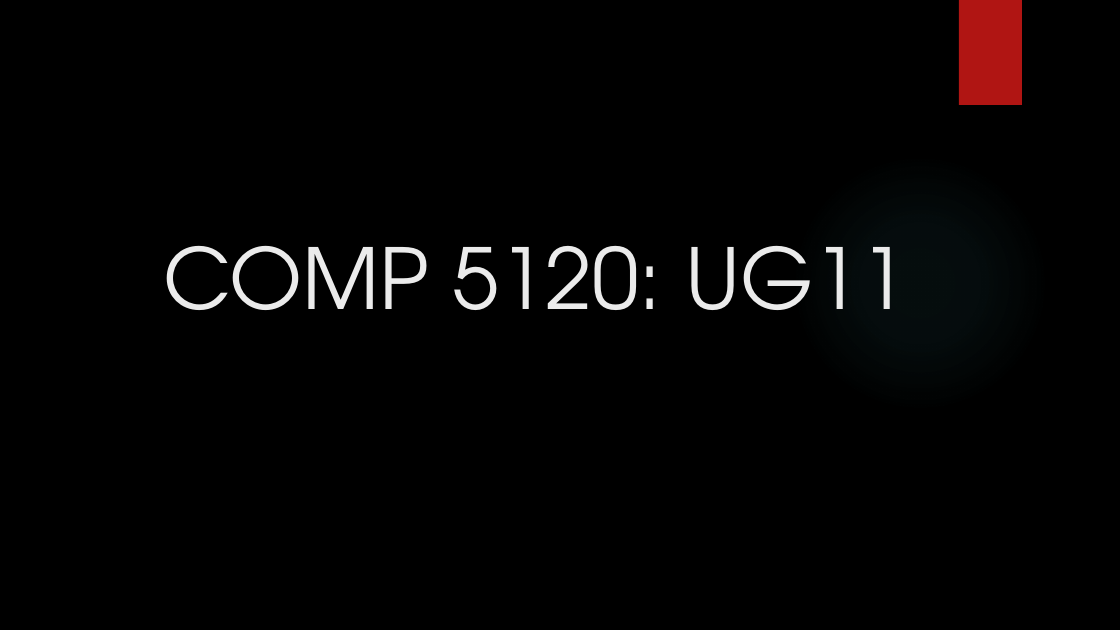
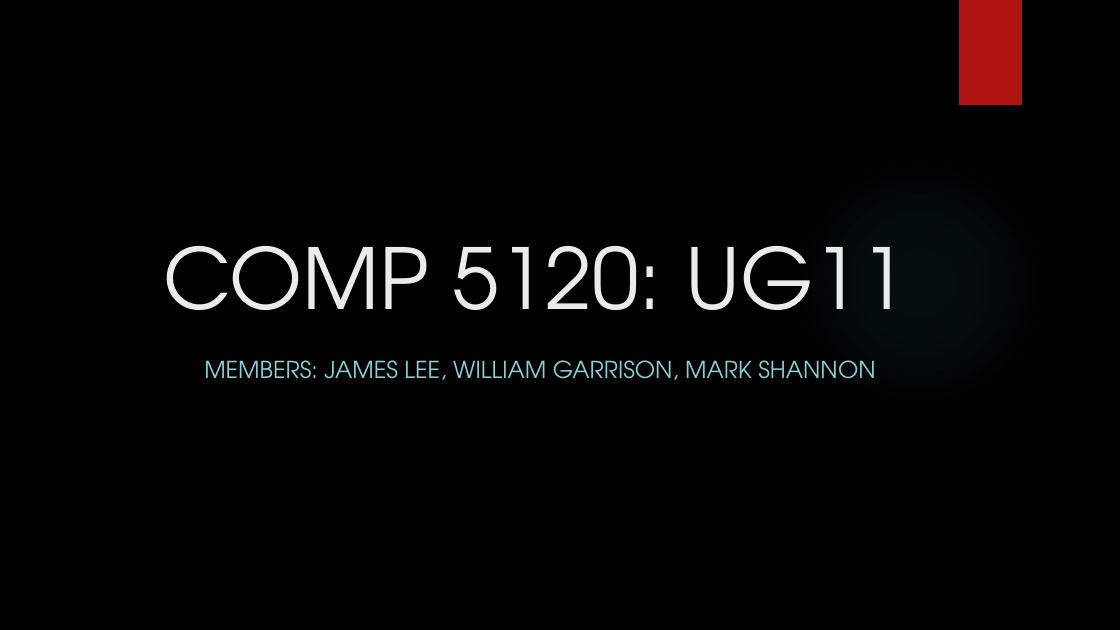
Before and after one commit to jyl0003/COMP5120, a slide deck: slide 1 of COMP 5120.pptx. Drawn at 1120x630 pixels with LibreOffice and Linux fonts; fonts in the diff are those of the drawing; background and template pictures are left out. Boxes give left, top, right and bottom in pixels: in the first picture for what was removed or moved away, otherwise in the second. Text is boxed around its words. In the diff, an @@ line names an element or a change of style, - is before the commit and + after.

```diff
--- a/COMP 5120.pptx
+++ b/COMP 5120.pptx
@@ subtitle added at [204, 360, 875, 380], 20 pt, text #8AD0D6 @@
+MEMBERS: JAMES LEE, WILLIAM GARRISON, MARK SHANNON
```
Also in this commit, not shown: 1 other slide changed.
